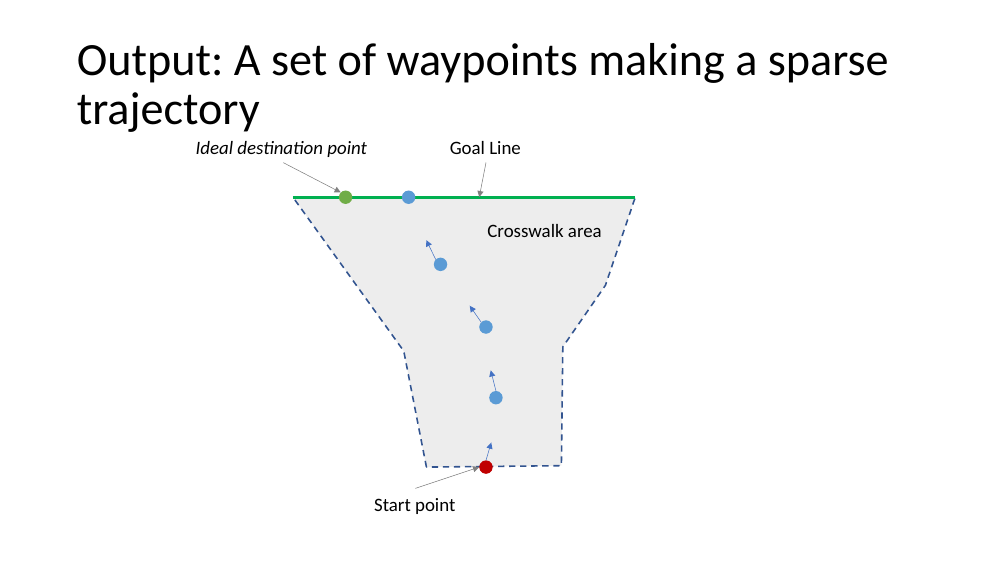
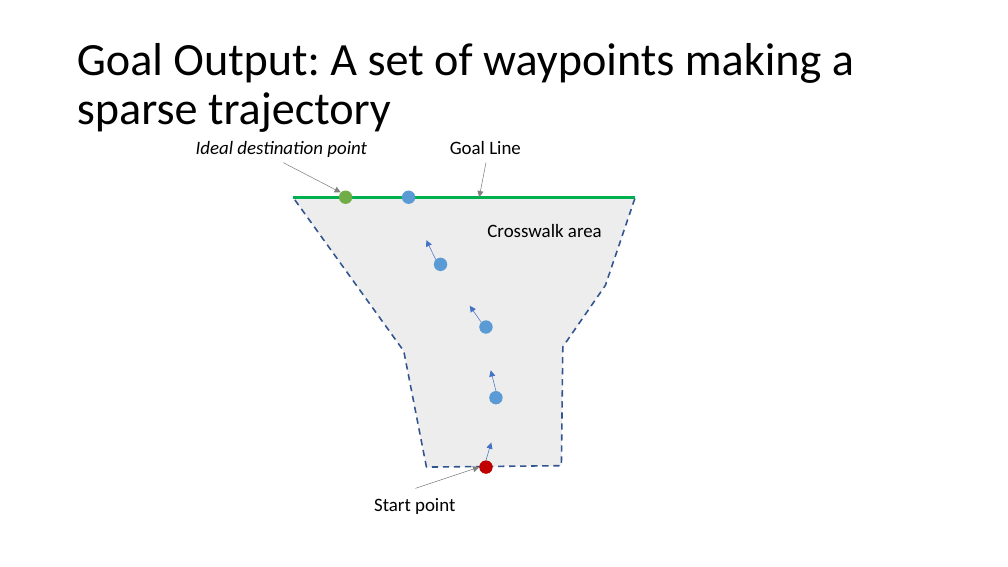
Before and after one commit to adhocmaster/carla-jaywalker-experiments, a slide deck: slide 4 of docs/Soft-Trajectory-Generation.pptx (slide 3 before the commit). Drawn at 1008x567 pixels with LibreOffice and Linux fonts; fonts in the diff are those of the drawing. Boxes give left, top, right and bottom in pixels: in the first picture for what was removed or moved away, otherwise in the second. Text is boxed around its words. In the diff, an @@ line names an element or a change of style, - is before the commit and + after.

```diff
--- a/docs/Soft-Trajectory-Generation.pptx
+++ b/docs/Soft-Trajectory-Generation.pptx
@@ title at box(77, 43, 854, 132): text changed @@
-Output: A set of waypoints making a sparse trajectory
+Goal Output: A set of waypoints making a sparse trajectory
```
Also in this commit, not shown: 9 other slides changed, 3 slides added.
